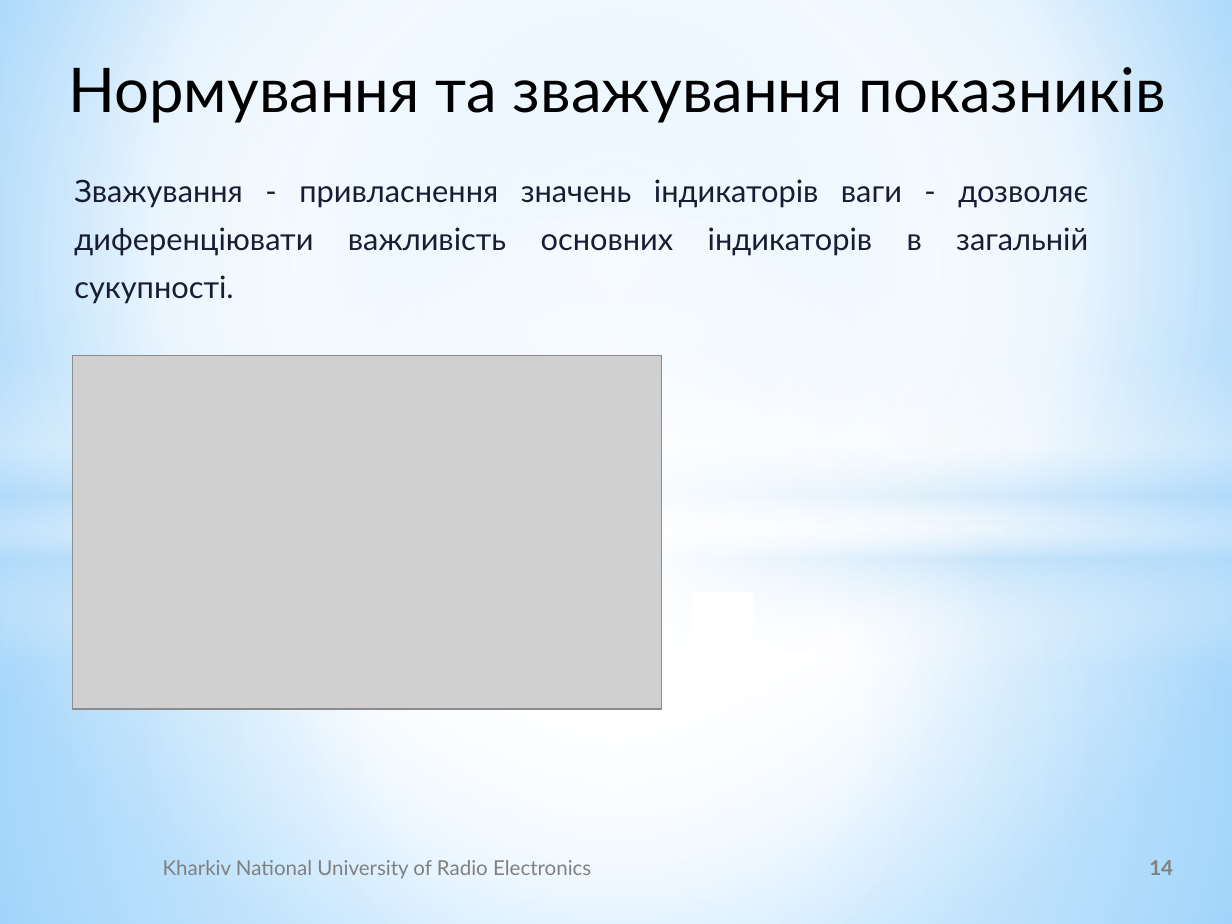
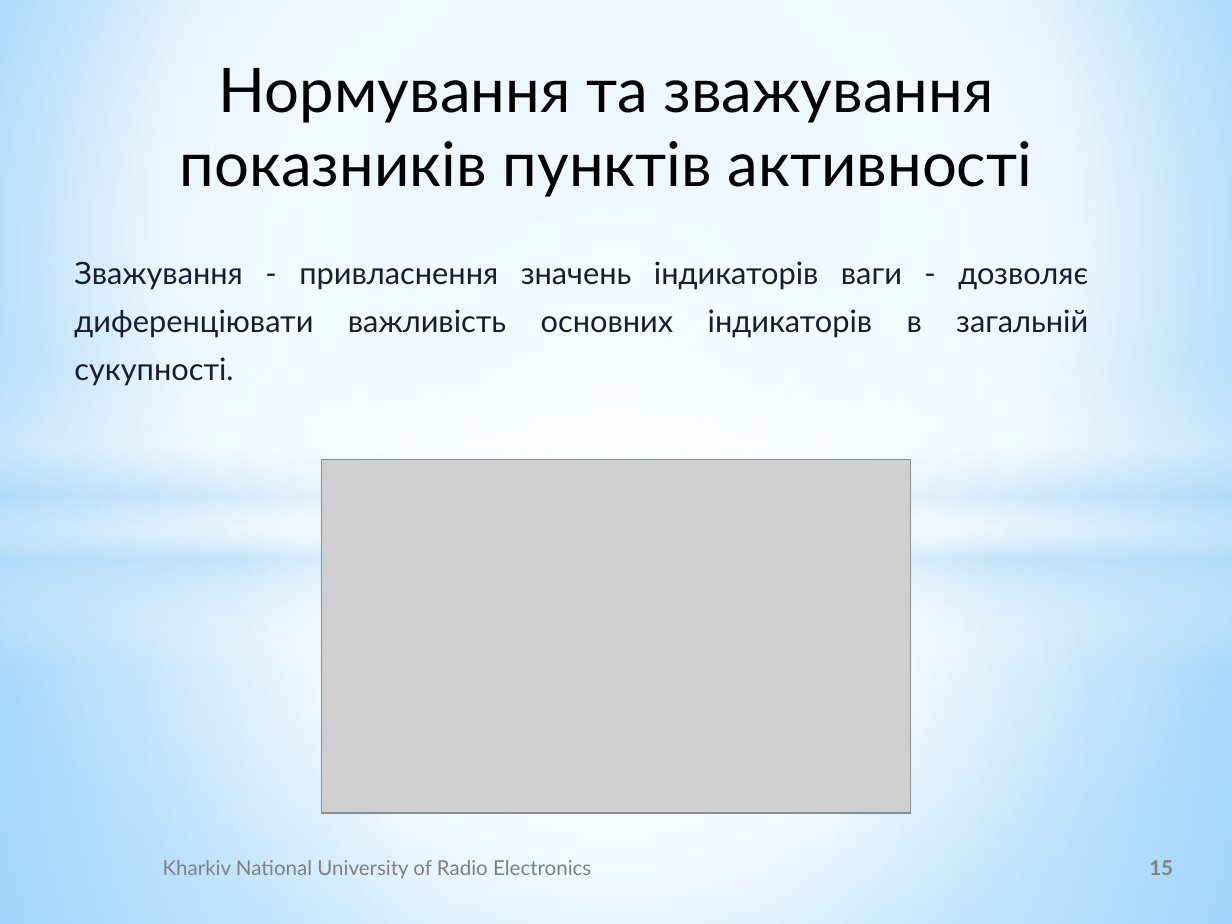
Before and after one commit to UdgineIzotov/diplom-doc, a slide deck: slide 15 of root/Ізотов_Презентация.pptx (slide 14 before the commit). Drawn at 1232x924 pixels with LibreOffice and Linux fonts; fonts in the diff are those of the drawing; grey boxes stand for pictures; background and template pictures are left out. Boxes give left, top, right and bottom in pixels: in the first picture for what was removed or moved away, otherwise in the second. Text is boxed around its words. In the diff, an @@ line names an element or a change of style, - is before the commit and + after.

```diff
--- a/root/Ізотов_Презентация.pptx
+++ b/root/Ізотов_Презентация.pptx
@@ text at bbox=[180, 68, 1032, 197]: text changed @@
-Нормування та зважування показників
+Нормування та зважування показників пунктів активності
@@ text "Зважування - привласнення значень індикаторів ...": place and size @@
-text "Зважування - привласнення значень індикаторів ..." at bbox=[74, 179, 1088, 304]
+text "Зважування - привласнення значень індикаторів ..." at bbox=[74, 261, 1088, 386]
@@ picture: place and size @@
-picture at bbox=[73, 355, 662, 708]
+picture at bbox=[322, 460, 910, 813]
@@ rectangle removed at bbox=[694, 593, 752, 680] @@
@@ page number at bbox=[1149, 860, 1173, 875]: text changed @@
-14
+15
```
Also in this commit, not shown: 11 other slides changed, 2 slides added, 1 slide removed, 4 other files.
